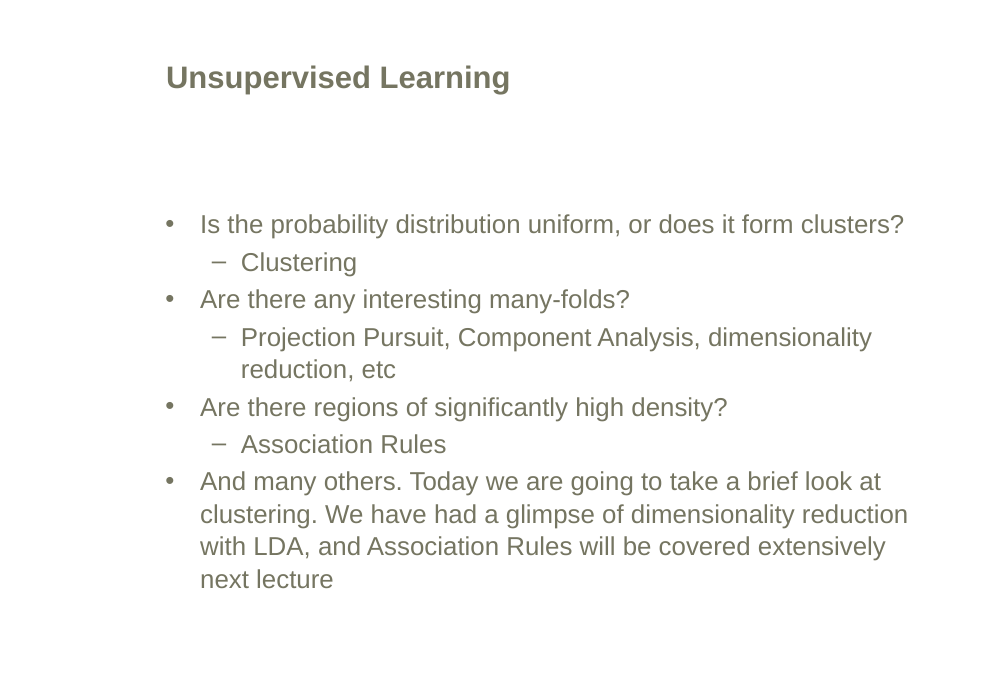
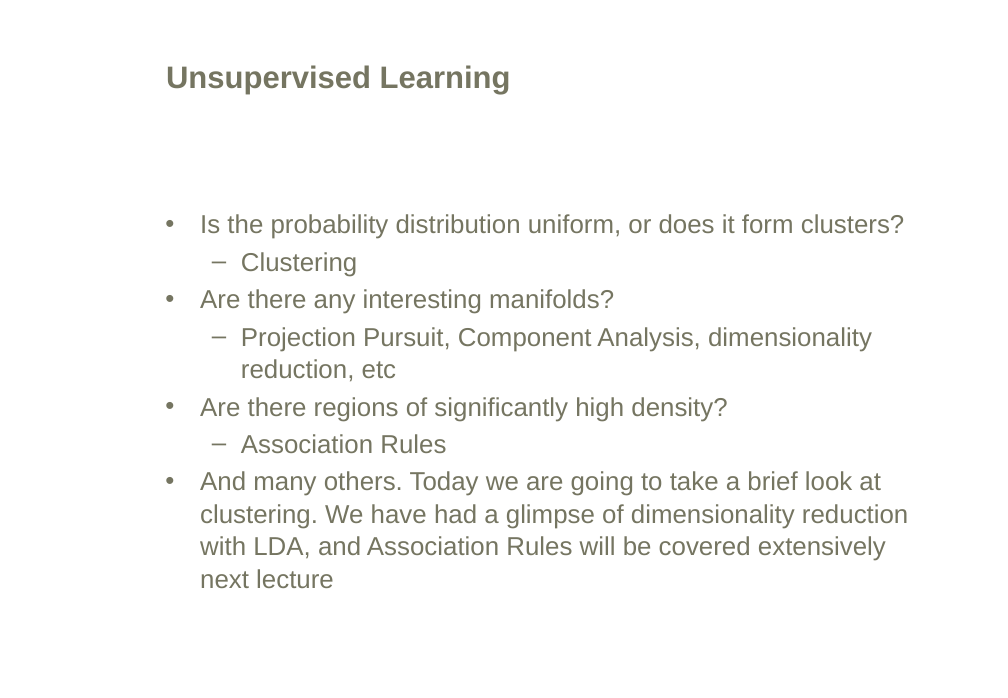
Before and after one commit to mikisvaz/DMPP, a slide deck: slide 38 of Classification/Classification.ppt. Drawn at 1008x698 pixels with LibreOffice and Linux fonts; fonts in the diff are those of the drawing; background and template pictures are left out. Boxes give left, top, right and bottom in pixels: in the first picture for what was removed or moved away, otherwise in the second. Text is boxed around its words. In the diff, an @@ line names an element or a change of style, - is before the commit and + after.

```diff
--- a/Classification/Classification.ppt
+++ b/Classification/Classification.ppt
@@ text at (200,289,614,314): text changed @@
-• Are there any interesting many-folds?
+• Are there any interesting manifolds?
```
Also in this commit, not shown: 1 other slide changed.
